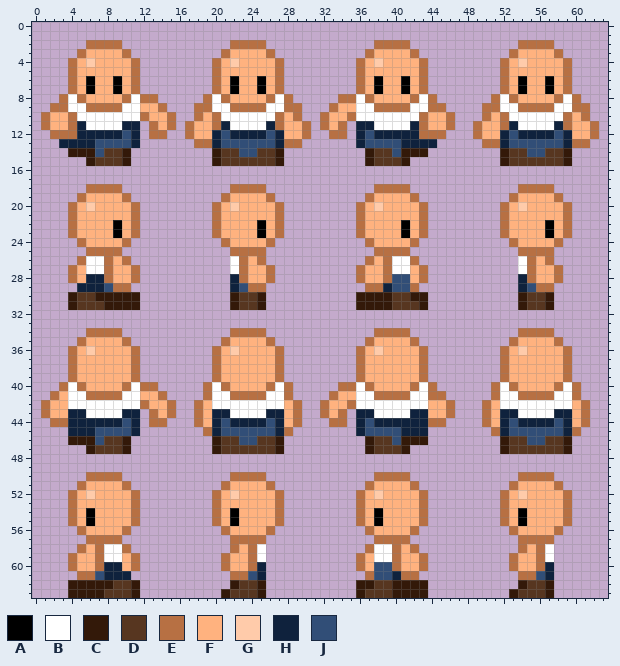
Pixel-art sprite: src/BattleGame/Assets/Sprites/overworld/player.png. The picture above was drawn from the file before the commit.
The file is 64x64 pixels.
Palette (. is transparent): A #000000  B #ffffff  C #331909  D #573620  E #b77043  F #ffb27f  G #ffcbaa  H #0f223d  J #314e77
Pixels before (only the part around the change), first column x 0:
 0 ................................................................
 1 ................................................................
 2 ......EEEE............EEEE............EEEE............EEEE......
 3 .....EFFFFE..........EFFFFE..........EFFFFE..........EFFFFE.....
 4 ....EFGFFFFE........EFGFFFFE........EFGFFFFE........EFGFFFFE....
 5 ....EFFFFFFE........EFFFFFFE........EFFFFFFE........EFFFFFFE....
 6 ....EFAFFAFE........EFAFFAFE........EFAFFAFE........EFAFFAFE....
 7 ....EFAFFAFE........EFAFFAFE........EFAFFAFE........EFAFFAFE....
 8 ...EBEFFFFEBEE.....EBEFFFFEBE.....EEBEFFFFEBE......EBEFFFFEBE...
 9 ..EEBBEEEEBBFFE...EEBBEEEEBBEE...EFFBBEEEEBBEE....EEBBEEEEBBEE..
10 .EFFEBBBBBBBEFFE..EFEBBBBBBEFE..EFFEBBBBBBBEFFE...EFEBBBBBBEFE..
11 .EFFEHBBBBHH.EFE.EFFEHBBBBHEFFE.EFE.HHBBBBHEFFE..EFFEHBBBBHEFFE.
12 ..EEEHHHHHJH.EE..EFFHJHHHHJHFFE..EE.HJHHHHHEEE...EFFHJHHHHJHFFE.
13 ...HHHHJJJJH......EEHJJJJJJHEE......HJJJJHHHH.....EEHJJJJJJHEE..
14 ....CCCJDDC.........CDDJJDDC.........CDDJCCC........CDDJJDDC....
15 ......CDDDC.........CDDDDDDC.........CDDDC..........CDDDDDDC....
16 ................................................................
17 ................................................................
18 ......EEEE............EEEE............EEEE............EEEE......
19 .....EFFFFE..........EFFFFE..........EFFFFE..........EFFFFE.....
20 ....EFGFFFFE........EFGFFFFE........EFGFFFFE........EFGFFFFE....
21 ....EFFFFFFE........EFFFFFFE........EFFFFFFE........EFFFFFFE....
22 ....EFFFFAFE........EFFFFAFE........EFFFFAFE........EFFFFAFE....
23 ....EFFFFAFE........EFFFFAFE........EFFFFAFE........EFFFFAFE....
24 .....EFFFFE..........EFFFFE..........EFFFFE..........EFFFFE.....
25 ......EEEE............EEEE............EEEE............EEEE......
26 .....EBBEFE...........BEFE...........EFEBBE...........BEFE......
27 ....EFBBEFFE..........BEFFE.........EFFEBBFE..........BEFFE.....
28 ....EFHHEFFE..........HEFFE.........EFFEJJFE..........HEFFE.....
29 .....HHHJEE...........HJEE...........EEHJJE...........HJEE......
30 ....CDDCCCCC..........CDDC..........CCCCDDCC..........CDDC......
31 ....CDDDCCCC..........CDDC..........CCCCDDDC..........CDDC......
32 ................................................................
33 ................................................................
34 ......EEEE............EEEE............EEEE............EEEE......
35 .....EFFFFE..........EFFFFE..........EFFFFE..........EFFFFE.....
36 ....EFGFFFFE........EFGFFFFE........EFGFFFFE........EFGFFFFE....
37 ....EFFFFFFE........EFFFFFFE........EFFFFFFE........EFFFFFFE....
38 ....EFFFFFFE........EFFFFFFE........EFFFFFFE........EFFFFFFE....
39 ....EFFFFFFE........EFFFFFFE........EFFFFFFE........EFFFFFFE....
40 ...EBEFFFFEBEE.....EBEFFFFEBE.....EEBEFFFFEBE......EBEFFFFEBE...
41 ..EFBBEEEEBBFFE....EBBEEEEBBE....EFFBBEEEEBBEE.....EBBEEEEBBE...
42 .EFFBBBBBBBBEFFE..EFBBBBBBBBFE..EFFEBBBBBBBBFFE...EFBBBBBBBBFE..
43 .EFFHHBBBBHH.EFE..EFHHBBBBHHFE..EFE.HHBBBBHHFFE...EFHHBBBBHHFE..
44 ..EEHHHHHHJH.EE...EFHJHHHHJHFE...EE.HJHHHHHHEE....EFHJHHHHJHFE..
45 ....HHHJJJJH.......EHJJJJJJHE.......HJJJJHHH.......EHJJJJJJHE...
46 ....CCCJDDC.........CDDJJDDC.........CDDJCCC........CDDJJDDC....
47 ......CDDDC.........CDDDDDDC.........CDDDC..........CDDDDDDC....
48 ................................................................
49 ................................................................
50 ......EEEE............EEEE............EEEE............EEEE......
51 .....EFFFFE..........EFFFFE..........EFFFFE..........EFFFFE.....
52 ....EFGFFFFE........EFGFFFFE........EFGFFFFE........EFGFFFFE....
53 ....EFFFFFFE........EFFFFFFE........EFFFFFFE........EFFFFFFE....
54 ....EFAFFFFE........EFAFFFFE........EFAFFFFE........EFAFFFFE....
55 ....EFAFFFFE........EFAFFFFE........EFAFFFFE........EFAFFFFE....
56 .....EFFFFE..........EFFFFE..........EFFFFE..........EFFFFE.....
57 ......EEEE............EEEE............EEEE............EEEE......
58 .....EFEBBE...........EFEB...........EBBEFE...........EFEB......
59 ....EFFEBBFE.........EFFEB..........EFBBEFFE.........EFFEB......
60 ....EFFEHHFE.........EFFEH..........EFJJEFFE.........EFFEH......
61 .....EEJHHH...........EEJH...........EJJHEE...........EEJH......
62 ....CCCCCDDC..........CDDC..........CCDDCCCC..........CDDC......
63 ....CCCCDDDC.........CDDDC..........CDDDCCCC.........CDDDC......
And afterwards:
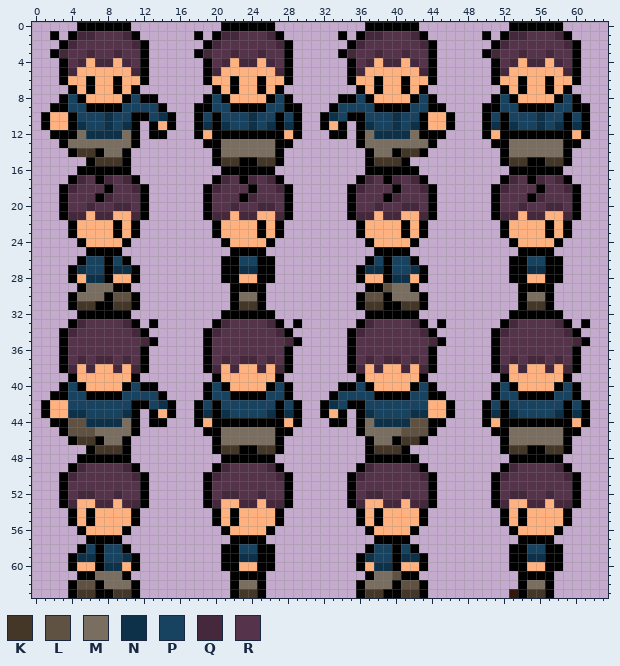
Colours new in this view: K #453728  L #605243  M #7a6e60  N #0e314a  P #174260  Q #45283c  R #55344b
What changed:
Changed rows in their new state; - is an unchanged pixel.
first column x 1:
 0 ----AAAAAA----------AAAAAA----------AAAAAA----------AAAAAA----
 1 -A-AQQRRRQA------A-AQQRRRQA------A-AQQRRRQA------A-AQQRRRQA---
 2 --AQRRRRRRQA------AQRRRRRRQA------AQRRRRRRQA------AQRRRRRRQA--
 3 -AQRRQRRQRRA-----AQRRQRRQRRA-----AQRRQRRQRRA-----AQRRQRRQRRA--
 4 --ARQFQQ-QRA------ARQFQQ-QRA------ARQFQQ-QRA------ARQFQQ-QRA--
 5 --AQ------QA------AQ------QA------AQ------QA------AQ------QA--
 6 --AF------FA------AF------FA------AF------FA------AF------FA--
 7 ---A------A--------A------A--------A------A--------A------A---
 8 --APA----APAA-----APA----APA-----AAPA----APA------APA----APA--
 9 -AAPPAAAAPPPPA---AAPPAAAAPPAA---APPPPAAAAPPAA----AAPPAAAAPPAA-
10 A--APPPNPPAAPNA--APAPPPNPPAPA--ANPAAPPPNPPA--A---APAPPPNPPAPA-
11 A--ANPPNPNA-A-A-.ANANPPNPNANA.-A-A-ANPPNPNA--A--.ANANPPNPNANA.
12 -AAAMNNNNMA-AA--.A-AAAAAAAA-A.--AA-AMNNNNMAAA---.A-AAAAAAAA-A.
13 --AMMMMMMMA------.AAMMMMMMAA.------AMMMMMMMA-----.AAMMMMMMAA.-
14 ---AKKAMMA---------AMMMMMMA---------AMMAKKA--------AMMMMMMA---
15 -----AKKKA---------AKKAAKKA---------AKKKA----------AKKAAKKA---
16 ----AAAAAA----------AAAAAA----------AAAAAA----------AAAAAA----
17 ---AQRAQRQA--------AQRAQRQA--------AQRAQRQA--------AQRAQRQA---
18 --AQRRRARRQA------AQRRRARRQA------AQRRRARRQA------AQRRRARRQA--
19 --ARRRAQRRRA------ARRRAQRRRA------ARRRAQRRRA------ARRRAQRRRA--
20 --ARRQRRQQRA------ARRQRRQQRA------ARRQRRQQRA------ARRQRRQQRA--
21 --AQQ-QQ--QA------AQQ-QQ--QA------AQQ-QQ--QA------AQQ-QQ--QA--
22 ---A------A--------A------A--------A------A--------A------A---
23 ---A------A--------A------A--------A------A--------A------A---
24 ----A----A----------A----A----------A----A----------A----A----
25 -----AAAA------------AAAA------------AAAA------------AAAA-----
26 ----APPAPA----------AAPPAA----------APAPPA----------AAPPAA----
27 ---ANPPANNA---------AANNAA---------ANNAPPNA---------AANNAA----
28 ---A-NNA--A---------AAF-AA---------A--ANN-A---------AAF-AA----
29 ----AMMMAA-----------AAAA-----------AALMMA-----------AAAA-----
30 ---AMMMALLA----------AMMA----------ALLAMMMA----------AMMA-----
31 ---AKKAAKKA----------AKKA----------AKKAAKKA----------AKKA-----
32 ----AAAAAA----------AAAAAA----------AAAAAA----------AAAAAA----
33 ---AQRRRRQA-A------AQRRRRQA-A------AQRRRRQA-A------AQRRRRQA-A-
34 --AQRRRRRRQA------AQRRRRRRQA------AQRRRRRRQA------AQRRRRRRQA--
35 --ARRRRRRRRQA-----ARRRRRRRRQA-----ARRRRRRRRQA-----ARRRRRRRRQA-
36 --ARRRRRRRRA------ARRRRRRRRA------ARRRRRRRRA------ARRRRRRRRA--
37 --ARQRQQRQRA------ARQRQQRQRA------ARQRQQRQRA------ARQRQQRQRA--
38 --AQ-Q--Q-QA------AQ-Q--Q-QA------AQ-Q--Q-QA------AQ-Q--Q-QA--
39 ---A------A--------A------A--------A------A--------A------A---
40 --APA----APAA-----APA----APA-----AAPA----APA------APA----APA--
41 -AAPPAAAAPPPPA----APPAAAAPPA----APPPPAAAAPPAA-----APPAAAAPPA--
42 A--PPPPPPPAAPNA--APAPPPPPPAPA--ANPAAPPPPPPP--A---APAPPPPPPAPA-
43 A--NNPPPPNA-A-A--ANANPPPPNANA--A-A-ANPPPPNN--A---ANANPPPPNANA-
44 -AALLNNNNMA-AA---A-AAAAAAAA-A---AA-AMNNNNLLAA----A-AAAAAAAA-A-
45 --ALLLMMMMA-------AAMMMMMMAA-------AMMMMLLLA------AAMMMMMMAA--
46 ---AKKAMMA---------AMMMMMMA---------AMMAKKA--------AMMMMMMA---
47 -----AKKKA---------AKKAAKKA---------AKKKA----------AKKAAKKA---
48 ----AAAAAA----------AAAAAA----------AAAAAA----------AAAAAA----
49 ---AQRRRRQA--------AQRRRRQA--------AQRRRRQA--------AQRRRRQA---
50 --AQRRRRRRQA------AQRRRRRRQA------AQRRRRRRQA------AQRRRRRRQA--
51 --ARRRRRRRRA------ARRRRRRRRA------ARRRRRRRRA------ARRRRRRRRA--
52 --ARQQRRQRRA------ARQQRRQRRA------ARQQRRQRRA------ARQQRRQRRA--
53 --AQ--QQ-QQA------AQ--QQ-QQA------AQ--QQ-QQA------AQ--QQ-QQA--
54 ---A------A--------A------A--------A------A--------A------A---
55 ---A------A--------A------A--------A------A--------A------A---
56 ----A----A----------A----A----------A----A----------A----A----
57 -----AAAA------------AAAA------------AAAA------------AAAA-----
58 ----APAPPA----------AAPPAA----------APPAPA----------AAPPAA----
59 ---ANNAPPNA---------AANNAA---------ANPPANNA---------AANNAA----
60 ---A--ANN-A---------AA-FAA---------A-NNA--A---------AA-FAA----
61 ----AAMMMA-----------AAAA-----------AMMLAA-----------AAAA-----
62 ---ALLAMMMA----------AMMA----------AMMMALLA----------AMMA-----
63 ---AKKAAKKA---------.AKKA----------AKKAAKKA----------AKKA-----
Pixel boxes of the changes (left, top, right, bottom) in both pictures:
changed: (41, 22, 599, 598)
